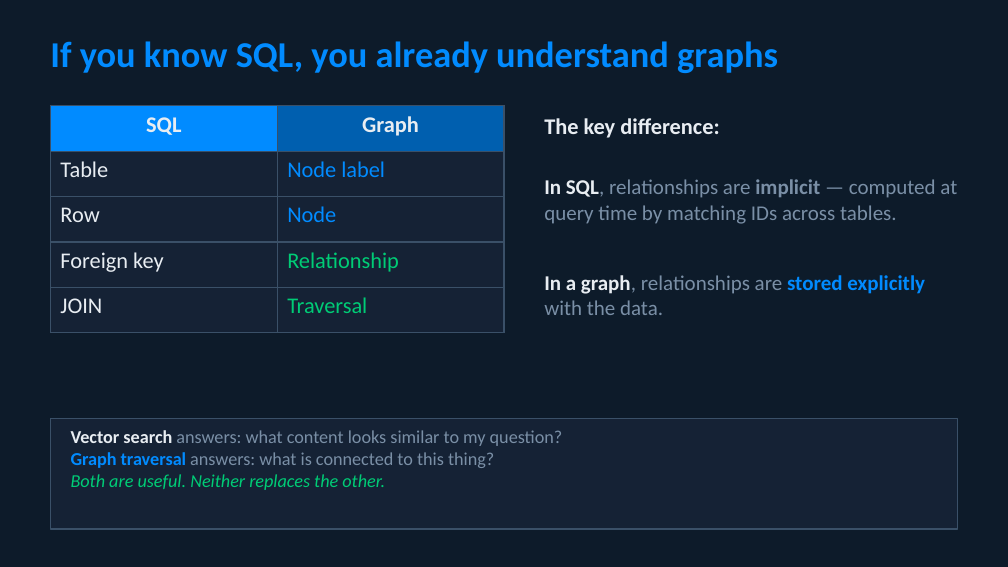
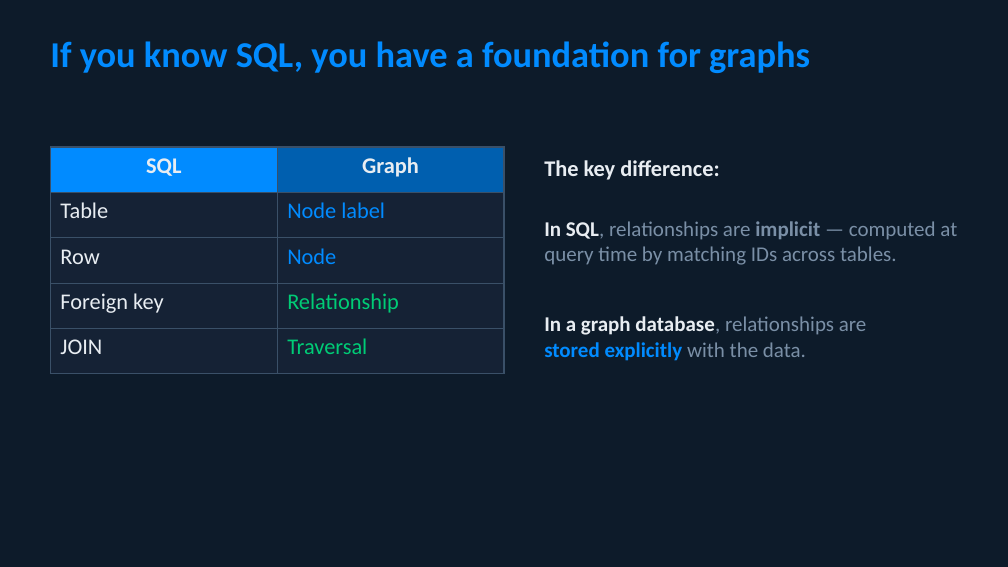
Before and after one commit to smithna/corps-of-discovery-graph-rag, a slide deck: slide 7 of docs/rag_relationship_problem.pptx (slide 5 before the commit). Drawn at 1008x567 pixels with LibreOffice and Linux fonts; fonts in the diff are those of the drawing. Boxes give left, top, right and bottom in pixels: in the first picture for what was removed or moved away, otherwise in the second. Text is boxed around its words. In the diff, an @@ line names an element or a change of style, - is before the commit and + after.

```diff
--- a/docs/rag_relationship_problem.pptx
+++ b/docs/rag_relationship_problem.pptx
@@ text at (50,41,810,73): text changed @@
-If you know SQL, you already understand graphs
+If you know SQL, you have a foundation for graphs
@@ table: place and size @@
-table at (50,106,504,378)
+table at (50,147,504,374)
@@ text "The key difference:": place and size @@
-text "The key difference:" at (544,118,719,138)
+text "The key difference:" at (544,160,719,180)
@@ text "In SQL, relationships are implicit ...": place and size @@
-text "In SQL, relationships are implicit ..." at (544,179,957,224)
+text "In SQL, relationships are implicit ..." at (544,221,957,265)
@@ text at (544,316,867,361): text changed; bold on @@
-In a graph, relationships are stored explicitly with the data.
+In a graph database, relationships are
+stored explicitly with the data.
@@ rectangle removed at (50,418,958,529) @@
@@ text removed at (71,430,563,490) @@
-Vector search answers: what content looks similar to my question?
-Graph traversal answers: what is connected to this thing?
-Both are useful. Neither replaces the other.
```
Also in this commit, not shown: 10 other slides changed, 3 slides added, 3 slides removed.
